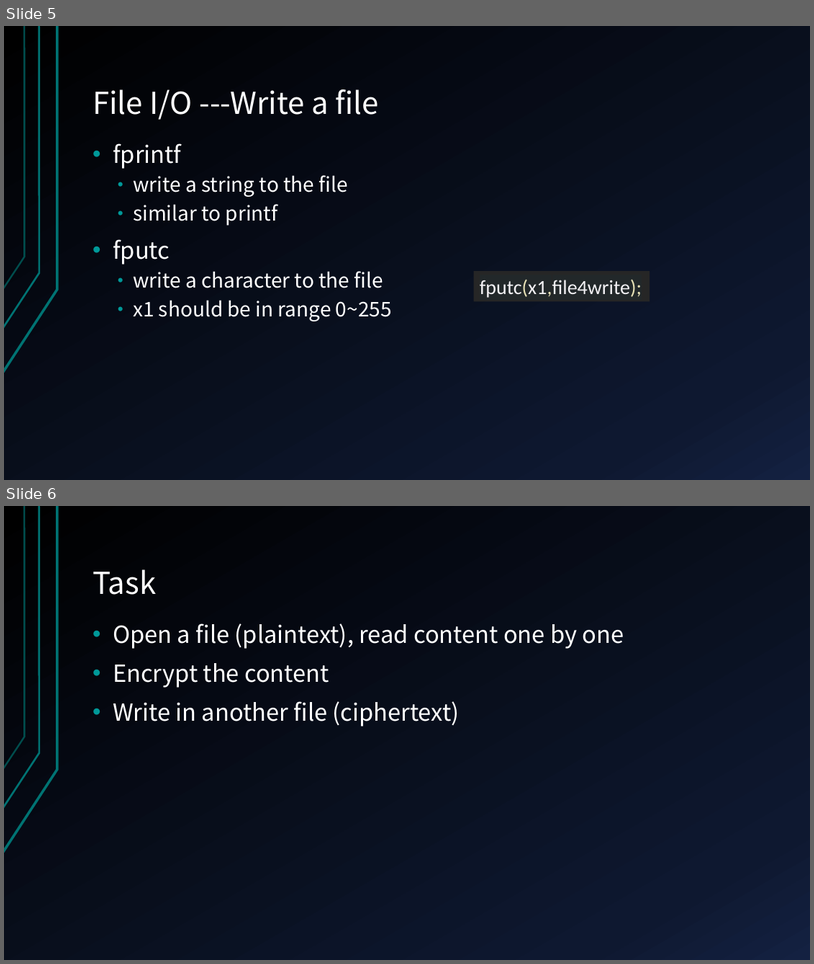
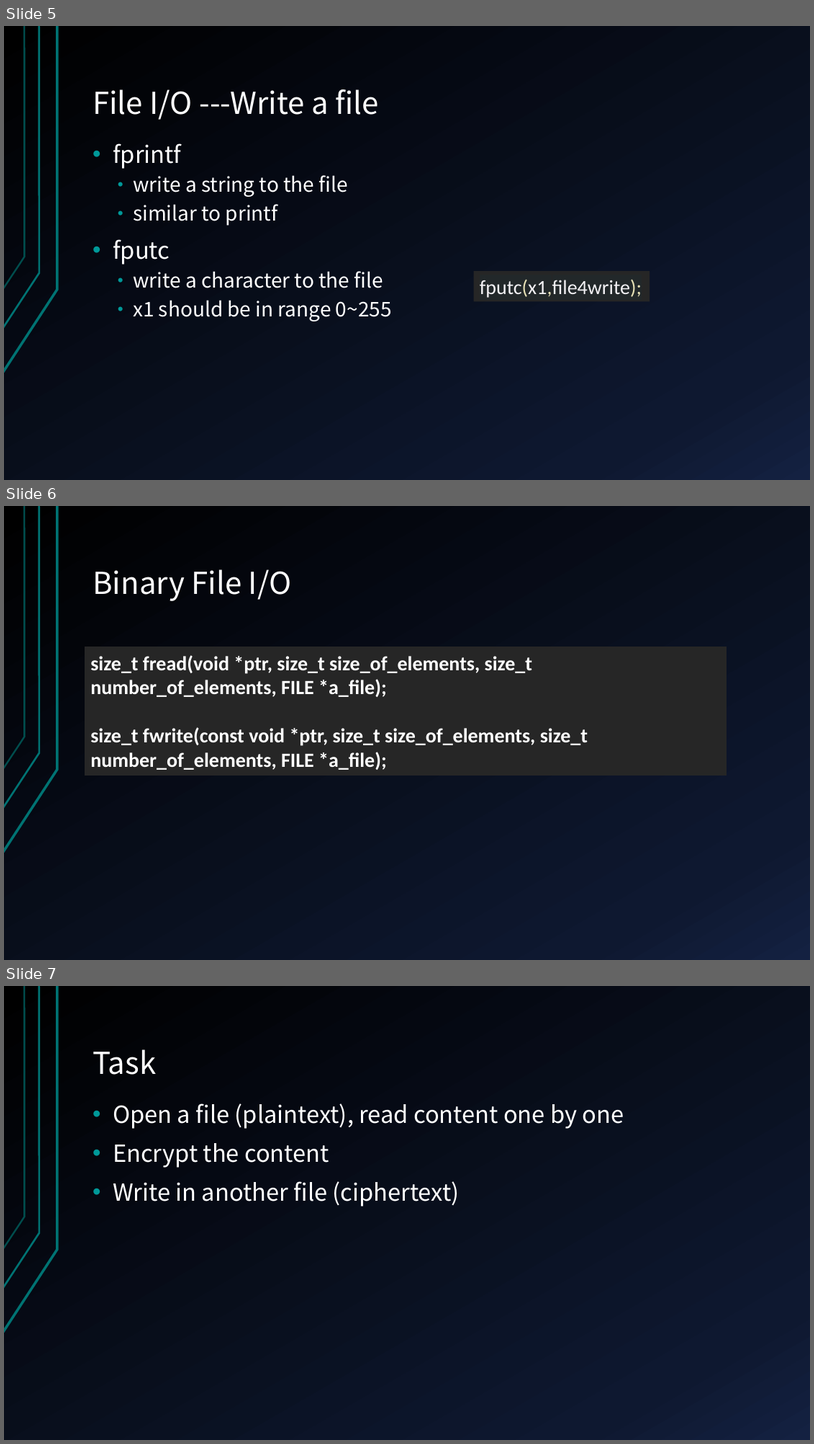
Before and after one commit to Aaron-Cai/C-basis, a slide deck: slide/C Programming Language 02.pptx. Shown one above the other, each under a label of ours: slides 5 and 6 before the commit, slides 5, 6 and 7 after it. The pictures are 814x964 and 814x1444 pixels, drawn with LibreOffice and Linux fonts; fonts in the diff are those of the drawing. Boxes give left, top, right and bottom in pixels: in the first picture for what was removed or moved away, otherwise in the second. Text is boxed around its words. In the diff, an @@ line names an element or a change of style, - is before the commit and + after.

Commit message:
add binary file operation

```diff
--- a/slide/C Programming Language 02.pptx
+++ b/slide/C Programming Language 02.pptx
@@ slide 6 added at (4, 506, 810, 960), background gradient #000000 to #0F1931 to #142242; not listed: 3 template elements that a slide beside it also shows @@
@@ title added at (93, 569, 291, 601), 36 pt, text #FFFFFF @@
+Binary File I/O
@@ rectangle added at (85, 647, 726, 775), fill #262626, outline #262626 0.75 pt, 24 pt, text #FFFFFF, bold @@
+size_t fread(void *ptr, size_t size_of_elements, size_t number_of_elements, FILE *a_file);
+size_t fwrite(const void *ptr, size_t size_of_elements, size_t number_of_elements, FILE *a_file);
@@ what was slide 6 is now slide 7 @@
```
Also in this commit, not shown: 1 other slide added.
